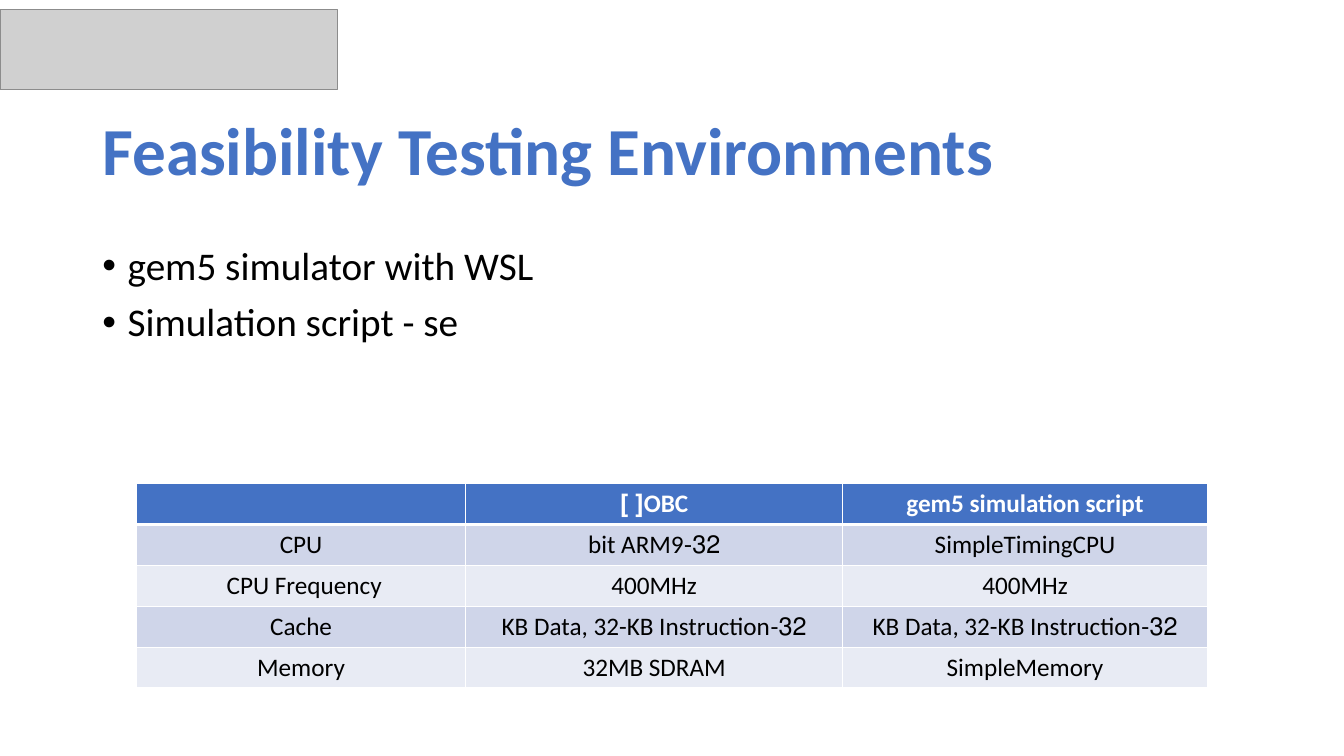
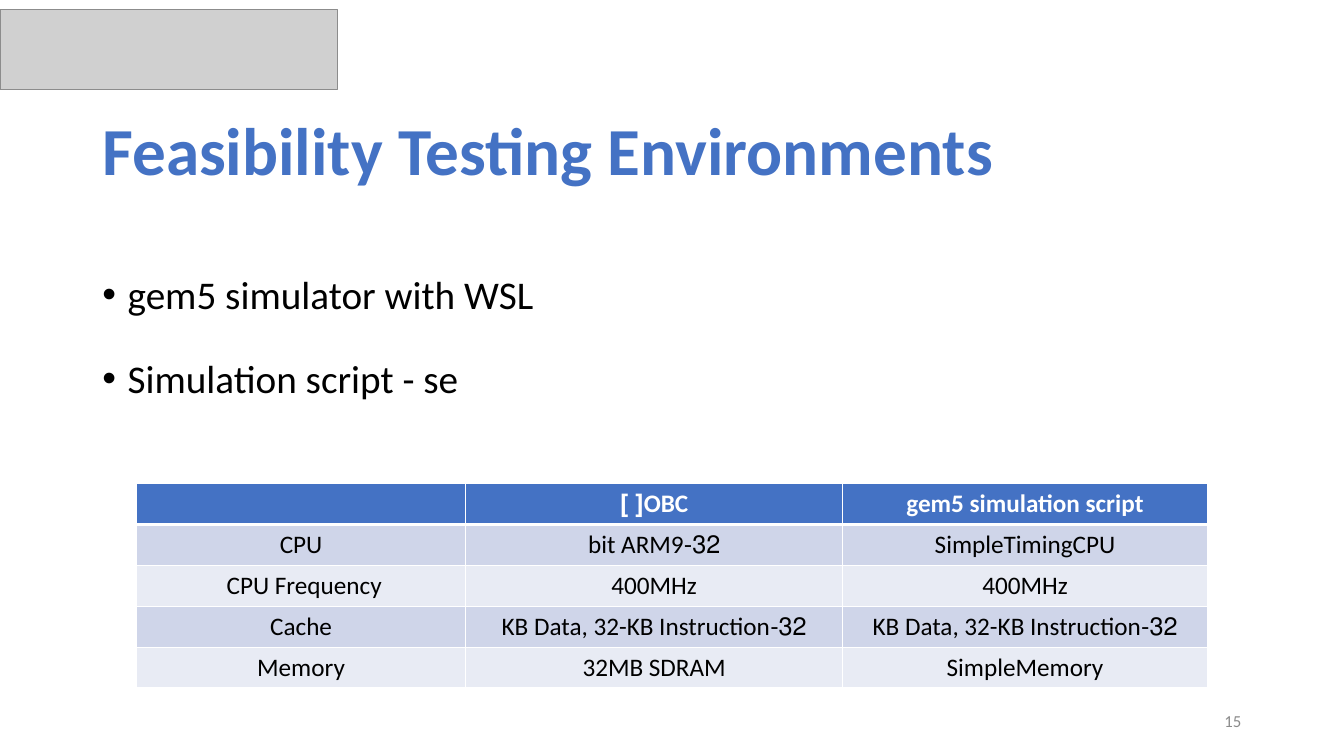
Before and after one commit to ommersh/Final-Project, a slide deck: slide 15 of Capstone Project Phase B–23-2-D-17.pptx (slide 14 before the commit). Drawn at 1344x756 pixels with LibreOffice and Linux fonts; fonts in the diff are those of the drawing; grey boxes stand for pictures. Boxes give left, top, right and bottom in pixels: in the first picture for what was removed or moved away, otherwise in the second. Text is boxed around its words. In the diff, an @@ line names an element or a change of style, - is before the commit and + after.

```diff
--- a/Capstone Project Phase B–23-2-D-17.pptx
+++ b/Capstone Project Phase B–23-2-D-17.pptx
@@ text "gem5 simulator with WSL" at bbox=[128, 281, 533, 400]: line spacing 0.9 to 1.5 @@
@@ page number added at bbox=[1224, 716, 1241, 727], 12 pt, text #8C8C8C @@
+15
```
Also in this commit, not shown: 18 other slides changed, 8 slides added, 2 slides removed, 2 other files.
